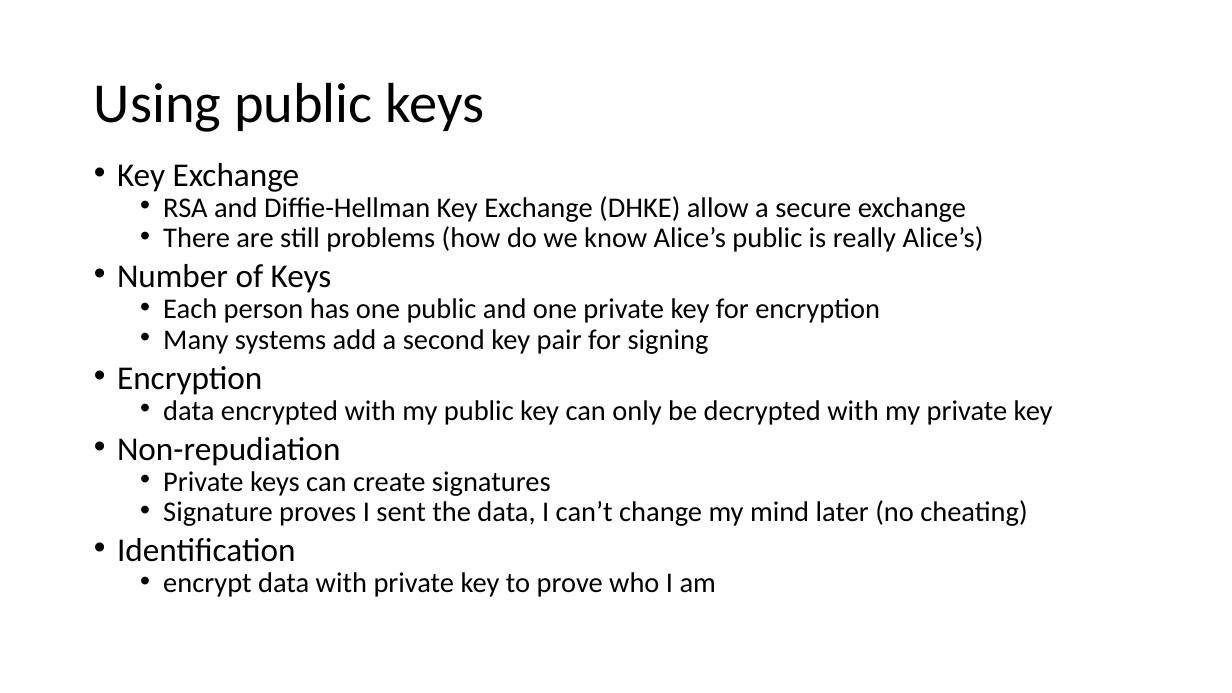
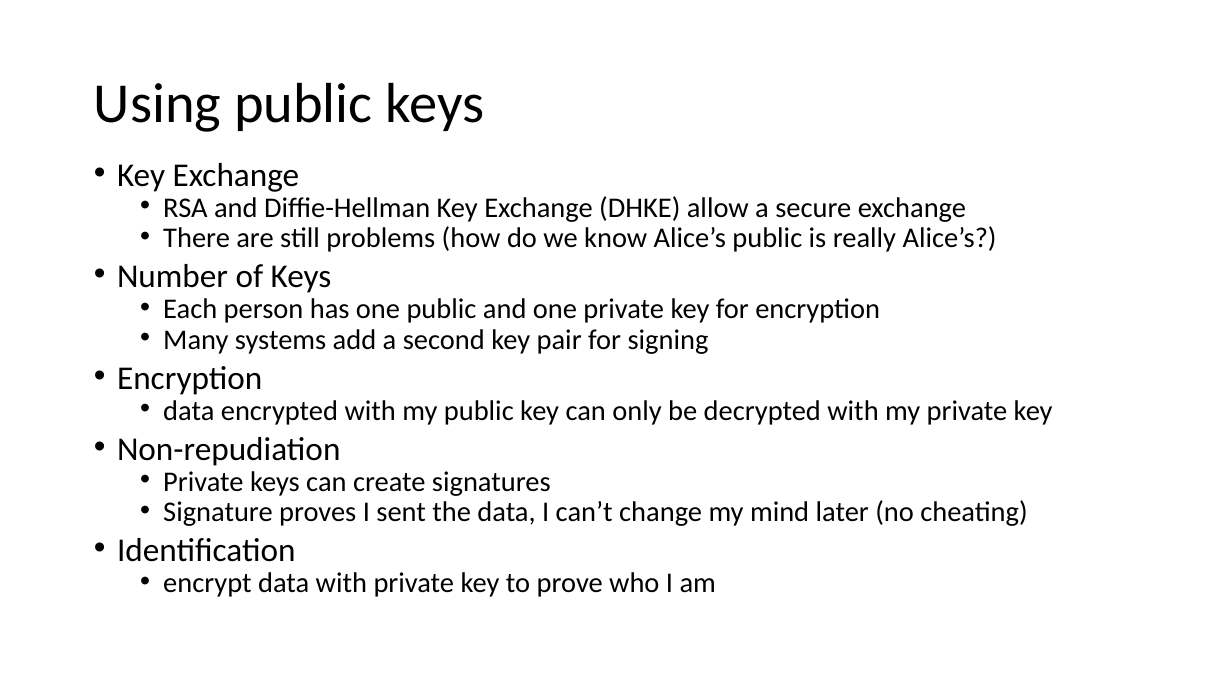
Before and after one commit to john-r2/CyberSec-Modules, a slide deck: slide 3 of 6.Crypto/Cryptology4-Public-Key-Intro-RSA.pptx. Drawn at 1232x693 pixels with LibreOffice and Linux fonts; fonts in the diff are those of the drawing. Boxes give left, top, right and bottom in pixels: in the first picture for what was removed or moved away, otherwise in the second. Text is boxed around its words. In the diff, an @@ line names an element or a change of style, - is before the commit and + after.

```diff
--- a/6.Crypto/Cryptology4-Public-Key-Intro-RSA.pptx
+++ b/6.Crypto/Cryptology4-Public-Key-Intro-RSA.pptx
@@ text at [163, 226, 997, 252]: text changed @@
-  • There are still problems (how do we know Alice’s public is really Alice’s)
+  • There are still problems (how do we know Alice’s public is really Alice’s?)
```
Also in this commit, not shown: 21 other files.
